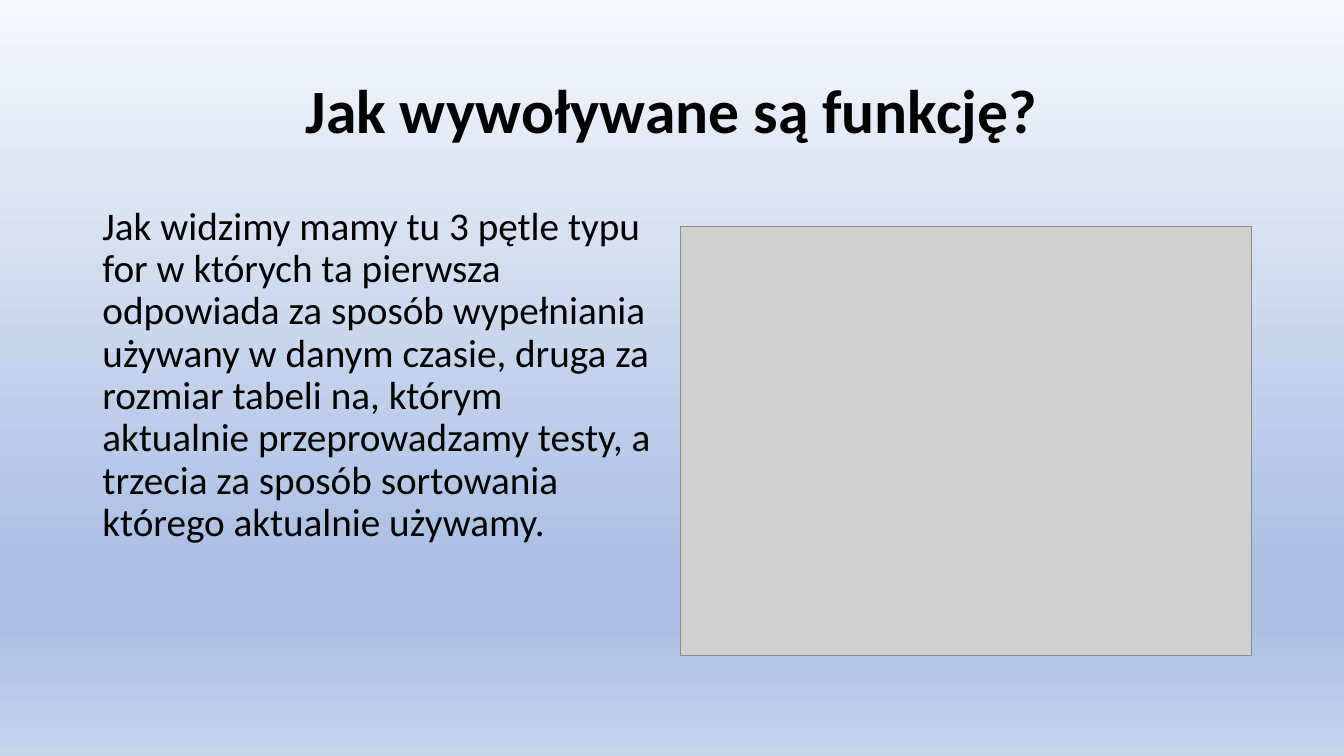
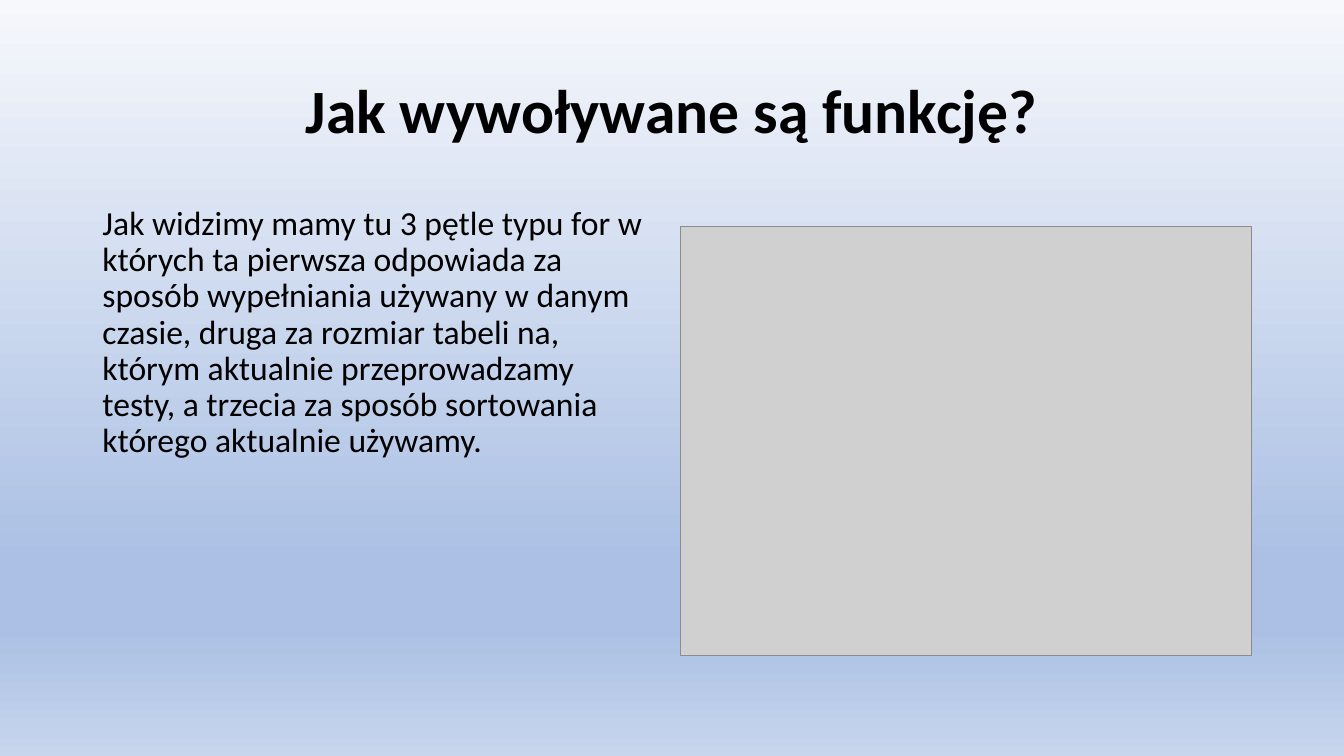
Before and after one commit to Binio77/Nowy-folder, a slide deck: slide 15 of Sposoby Sortowania.pptx (slide 8 before the commit). Drawn at 1344x756 pixels with LibreOffice and Linux fonts; fonts in the diff are those of the drawing; grey boxes stand for pictures. Boxes give left, top, right and bottom in pixels: in the first picture for what was removed or moved away, otherwise in the second. Text is boxed around its words. In the diff, an @@ line names an element or a change of style, - is before the commit and + after.

```diff
--- a/Sposoby Sortowania.pptx
+++ b/Sposoby Sortowania.pptx
@@ text "Jak widzimy mamy tu 3 ..." at box(102, 211, 642, 458): size 28 to 24 pt @@
```
Also in this commit, not shown: 10 other slides changed, 7 slides added.
